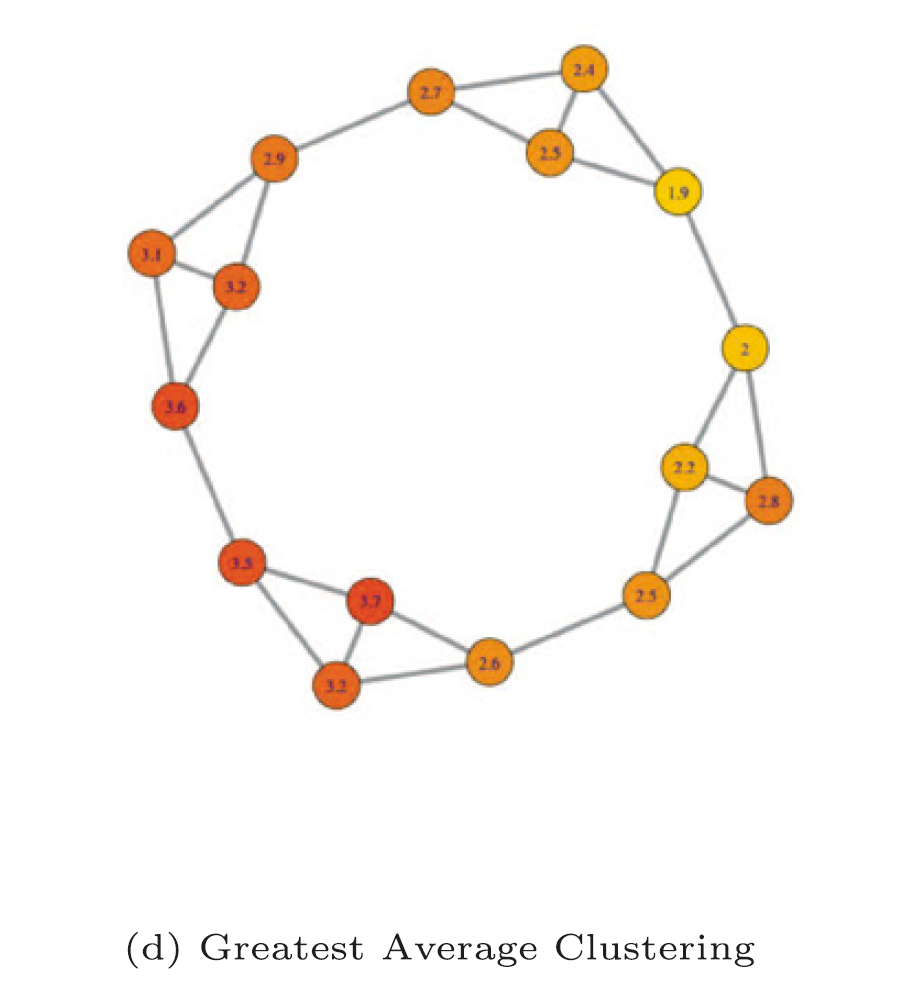
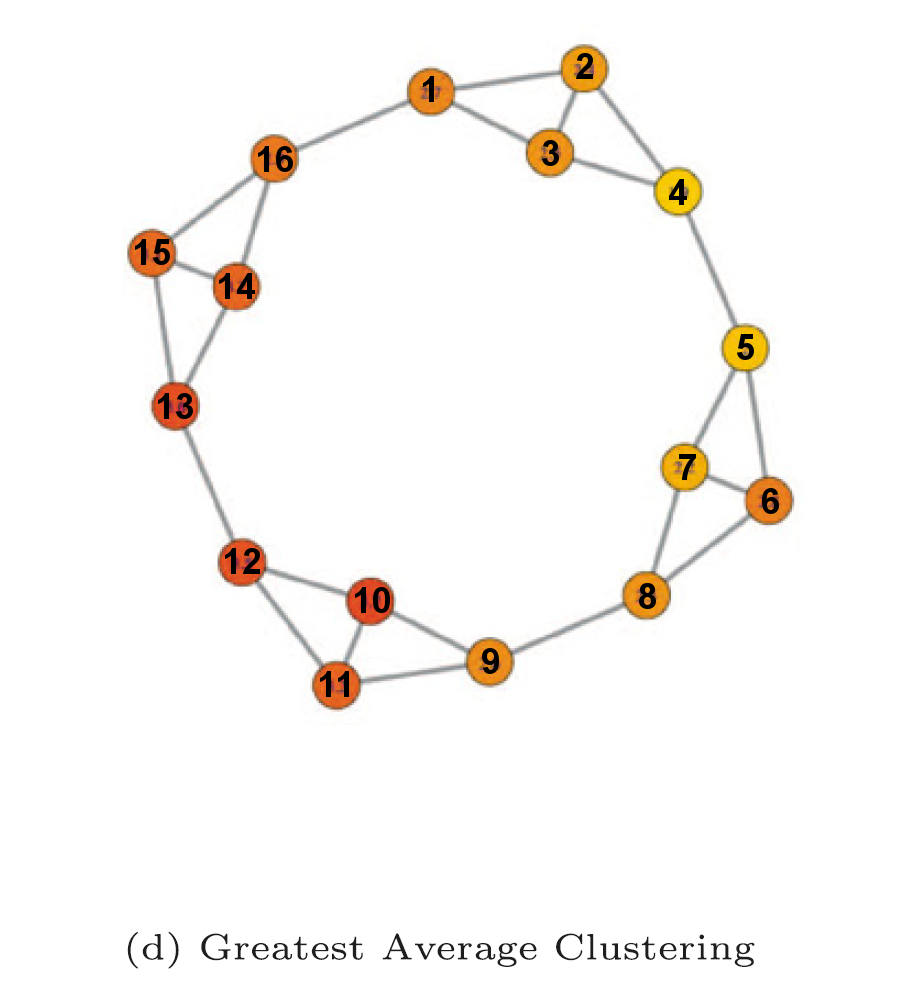
Revision of a layered 900×1000 image; what changed, layer by layer:
removed layer "Pasted Layer" over [135, 53, 779, 697]
added layer "16" above "15" over [258, 146, 293, 172]
added layer "15" above "14" over [135, 239, 170, 265]
added layer "14" above "13" over [219, 273, 255, 299]
added layer "13" above "12" over [158, 393, 193, 419]
added layer "12" above "11" over [225, 548, 260, 574]
added layer "11" above "10" over [320, 671, 349, 697]
added layer "10" above "9" over [355, 587, 390, 613]
added layer "9" above "8" over [482, 648, 499, 674]
added layer "8" above "7" over [639, 583, 656, 609]
added layer "7" above "6" over [679, 454, 696, 480]
added layer "6" above "5" over [762, 488, 779, 514]
added layer "5" above "4" over [737, 334, 754, 360]
added layer "4" above "3" over [669, 179, 687, 205]
added layer "3" above "2" over [542, 140, 559, 166]
added layer "2" above "1" over [576, 53, 593, 79]
added layer "1" above "Background" over [423, 76, 434, 102]
painted on "Background" over [135, 53, 779, 697]
